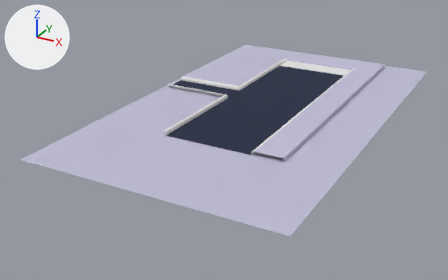
Two versions of the FBX model Assets/_Main/Art/Models/v2/Sm_Road.fbx, one commit apart.
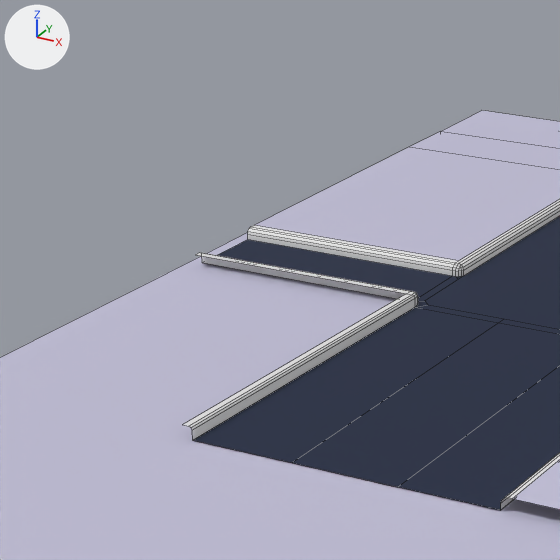
There are two pictures of each version: one whole from a 50 mm camera at (45.3, -106.7, 39.9) aimed at (-4.6, -16.1, -5.4), one close up on the part from 25% to 60% of the width and 5% to 60% of the height. The lights are fixed; the arrows at upper left show +X, +Y and +Z. The close-ups show mesh edges as thin lines. Where no turn or scale is listed for an object, it has been applied to the vertices.

Script lines for the objects in view, before the commit:
```python
me_plane_005 = bpy.data.meshes.new('Plane.005')
me_plane_005.from_pydata(...)  # 148 vertices, 118 faces; spans x -22.0..21.8, y -47.8..26.2, z -0.1..0.6
# faces by material slot: [48, 11, 57, 2]
me_plane_005.materials.append(mat_m_01)  # light grey #c1bed6
me_plane_005.materials.append(mat_m_02)  # dark blue #192440
me_plane_005.materials.append(mat_m_03)  # white #e7e7e7
me_plane_005.materials.append(mat_m_04)  # white #e7e7e7
ob_plane_001 = bpy.data.objects.new('Plane.001', me_plane_005)
ob_plane_001.location = (0.0, 0.0, 0.0)
```
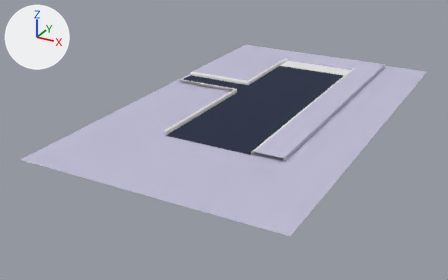
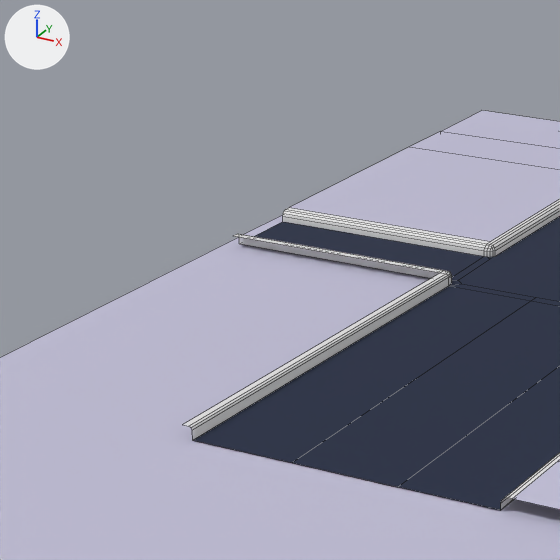
Changed parts and their boxes [x1, y1, x2, y2] in the close-ups (560 x 560 px; the box of a moved part takes in the faces that stretch with it):
```json
{"part": 1, "of": "me_plane_005", "change": "moved or reshaped", "before": [183, 147, 560, 510], "after": [183, 147, 560, 510]}
```

Edits to the scene script, one JSON object a line:
```json
{"block": "me_plane_005", "where": "me_plane_005.from_pydata(...)  # 148 vertices, 118 faces; spans x -22.0..21.8, y -47.8..26.2, z -0.1..0.6"}
{"block": "me_plane_005", "where": "# used by ob_plane_001; location = (0.0, 0.0, 0.0)"}
{"block": "me_plane_005", "change": "me_plane_005 part 1: all 59 vertices in x -21.2..7.5, y -9.6..-3.6, z 0.0..0.6 are moved by (0.0, 3.8, 0.0)"}
```
